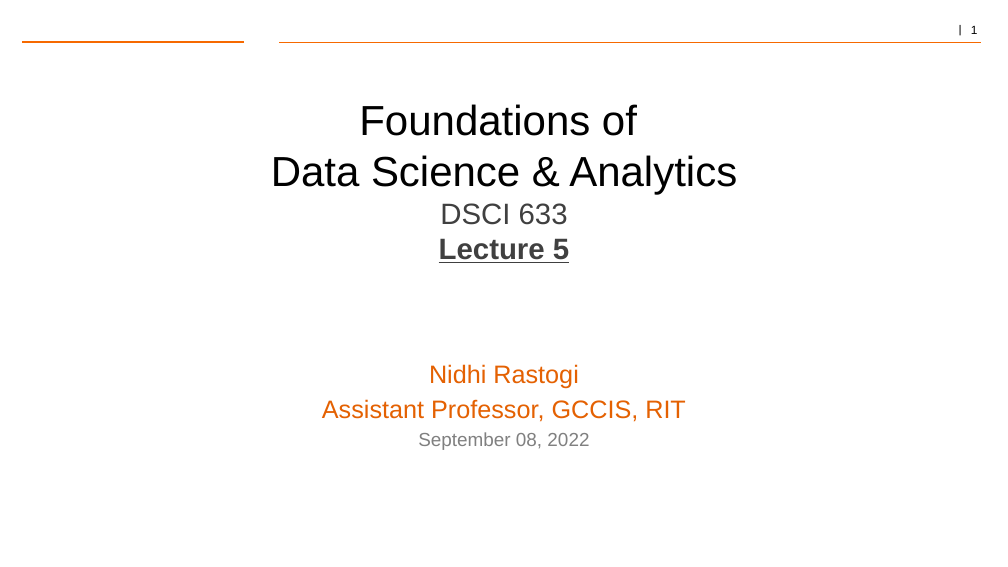
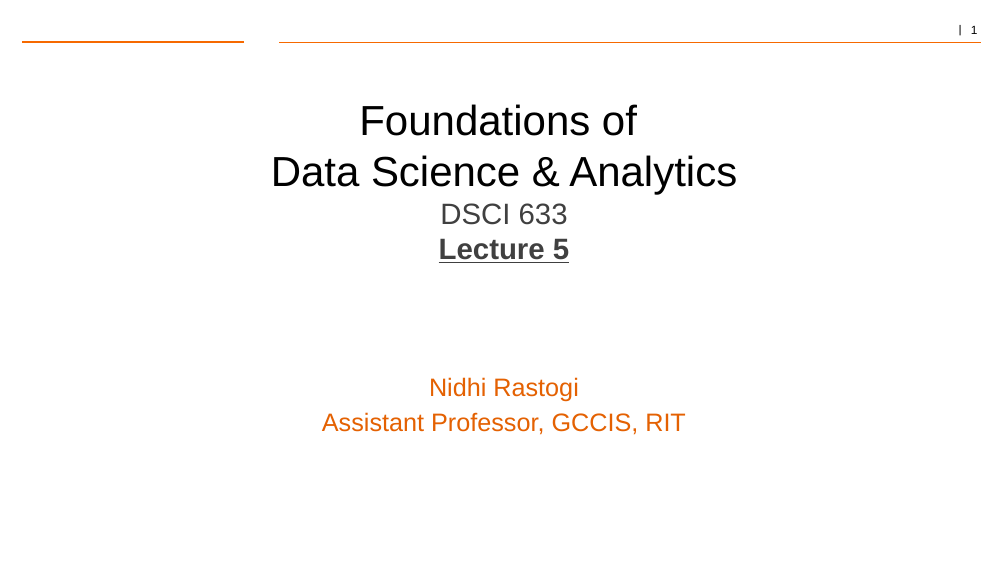
Before and after one commit to gk5951/RIT-DSCI-633-FDS, a slide deck: slide 1 of Syllabus/Lecture05/Lec05.pptx. Drawn at 1008x567 pixels with LibreOffice and Linux fonts; fonts in the diff are those of the drawing; background and template pictures are left out. Boxes give left, top, right and bottom in pixels: in the first picture for what was removed or moved away, otherwise in the second. Text is boxed around its words. In the diff, an @@ line names an element or a change of style, - is before the commit and + after.

Commit message:
Added new lectures

```diff
--- a/Syllabus/Lecture05/Lec05.pptx
+++ b/Syllabus/Lecture05/Lec05.pptx
@@ text at (418, 432, 589, 450): paragraph removed @@
-September 08, 2022
```
Also in this commit, not shown: 1 slide removed, 8 other files.
